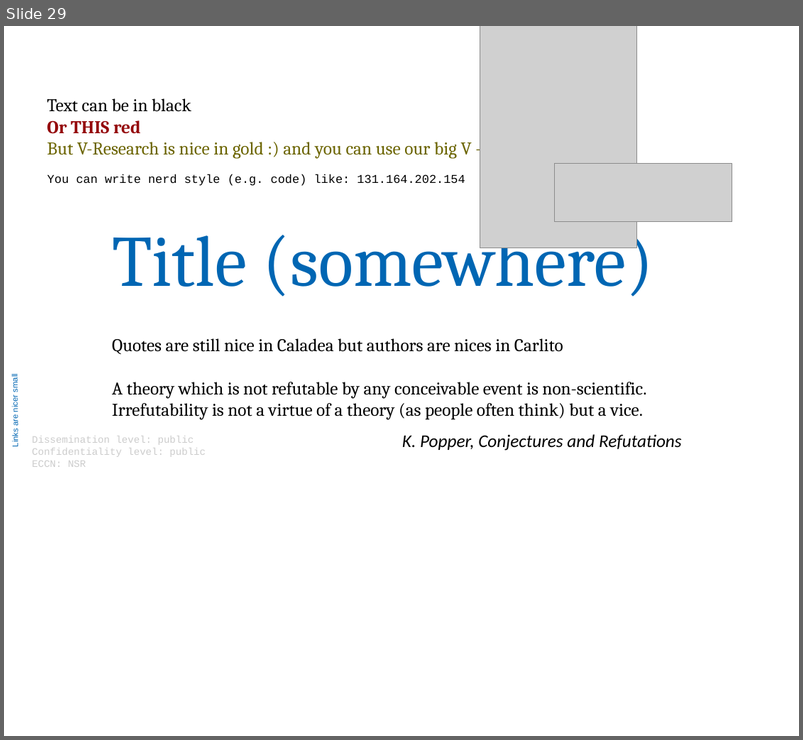
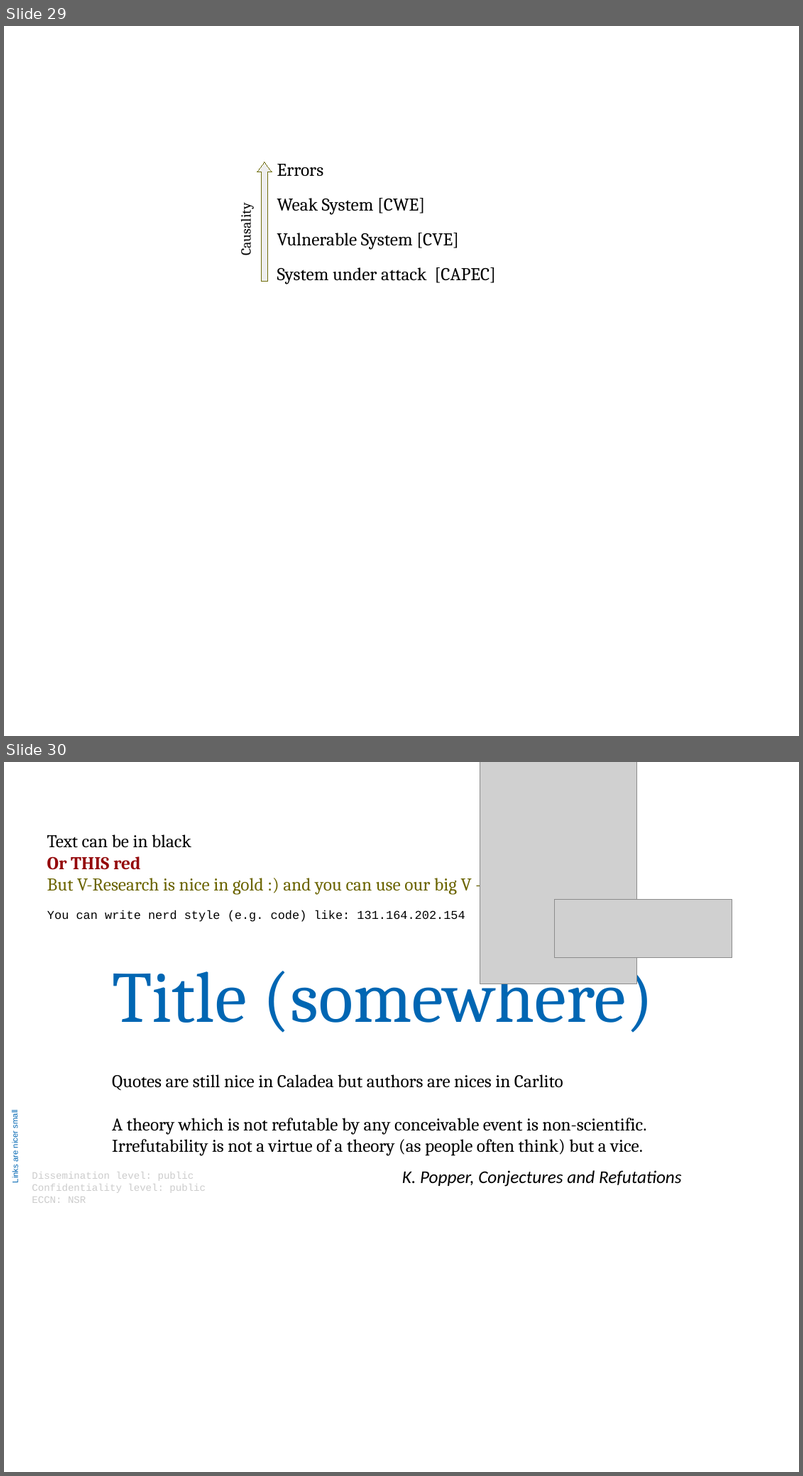
Before and after one commit to v-research/cybersecurity, a slide deck: reports/images/v-research_images_v1.0.odp. Shown one above the other, each under a label of ours: slide 29 before the commit, slides 29 and 30 after it. The pictures are 803x740 and 803x1476 pixels, drawn with LibreOffice and Linux fonts; fonts in the diff are those of the drawing; grey boxes stand for pictures. Boxes give left, top, right and bottom in pixels: in the first picture for what was removed or moved away, otherwise in the second. Text is boxed around its words. In the diff, an @@ line names an element or a change of style, - is before the commit and + after.

```diff
--- a/reports/images/v-research_images_v1.0.odp
+++ b/reports/images/v-research_images_v1.0.odp
@@ slide 29 added at (4,26,799,736), background #FFFFFF @@
@@ down arrow added at (257,162,272,282), fill #EEEEEE, outline #706E0C 0 pt @@
@@ text added at (277,164,324,176), 18 pt, text #000000 @@
+Errors
@@ text added at (236,208,255,254), 14 pt, text #000000 @@
+Causality
@@ text added at (277,198,425,215), 18 pt, text #000000 @@
+Weak System [CWE]
@@ text added at (277,233,459,250), 18 pt, text #000000 @@
+Vulnerable System [CVE]
@@ text added at (277,267,497,284), 18 pt, text #000000 @@
+System under attack [CAPEC]
@@ what was slide 29 is now slide 30 @@
```
Also in this commit, not shown: 3 other files.
